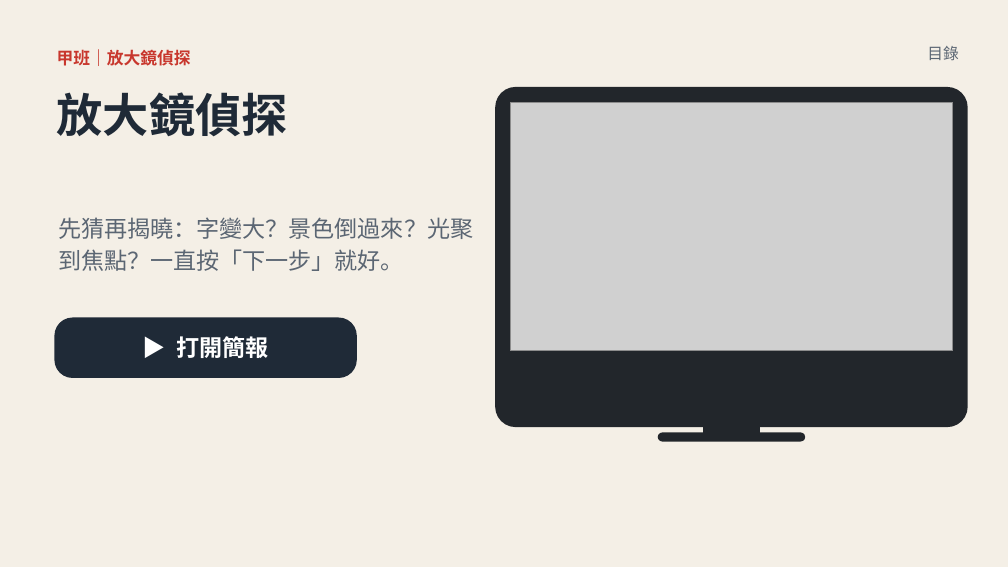
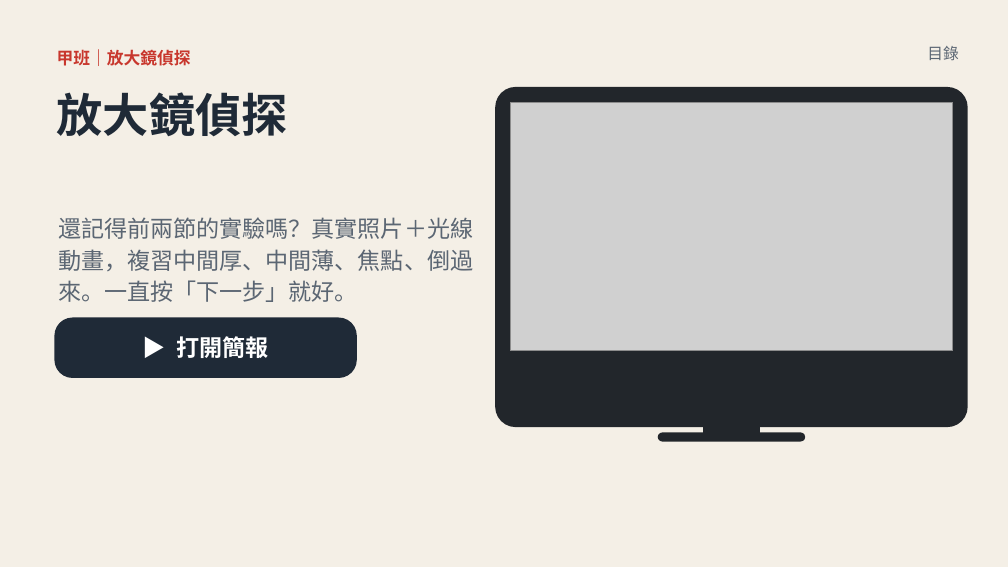
Before and after one commit to classtools1020/classtools1020.github.io, a slide deck: slide 5 of light-refract/1016/slides.pptx. Drawn at 1008x567 pixels with LibreOffice and Linux fonts; fonts in the diff are those of the drawing; grey boxes stand for pictures. Boxes give left, top, right and bottom in pixels: in the first picture for what was removed or moved away, otherwise in the second. Text is boxed around its words. In the diff, an @@ line names an element or a change of style, - is before the commit and + after.

```diff
--- a/light-refract/1016/slides.pptx
+++ b/light-refract/1016/slides.pptx
@@ text at [58,217,473,302]: text changed @@
-先猜再揭曉：字變大？景色倒過來？光聚到焦點？一直按「下一步」就好。
+還記得前兩節的實驗嗎？真實照片＋光線動畫，複習中間厚、中間薄、焦點、倒過來。一直按「下一步」就好。
```
Also in this commit, not shown: 16 other files.
